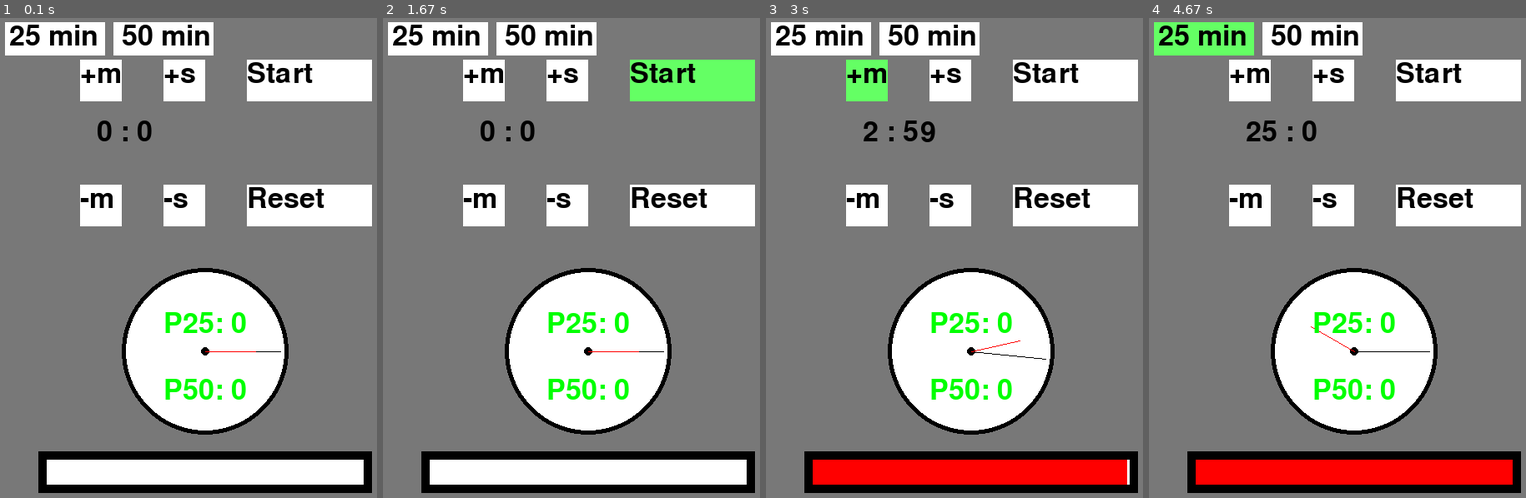
Above: before the commit, frames 1-4 (left to right).
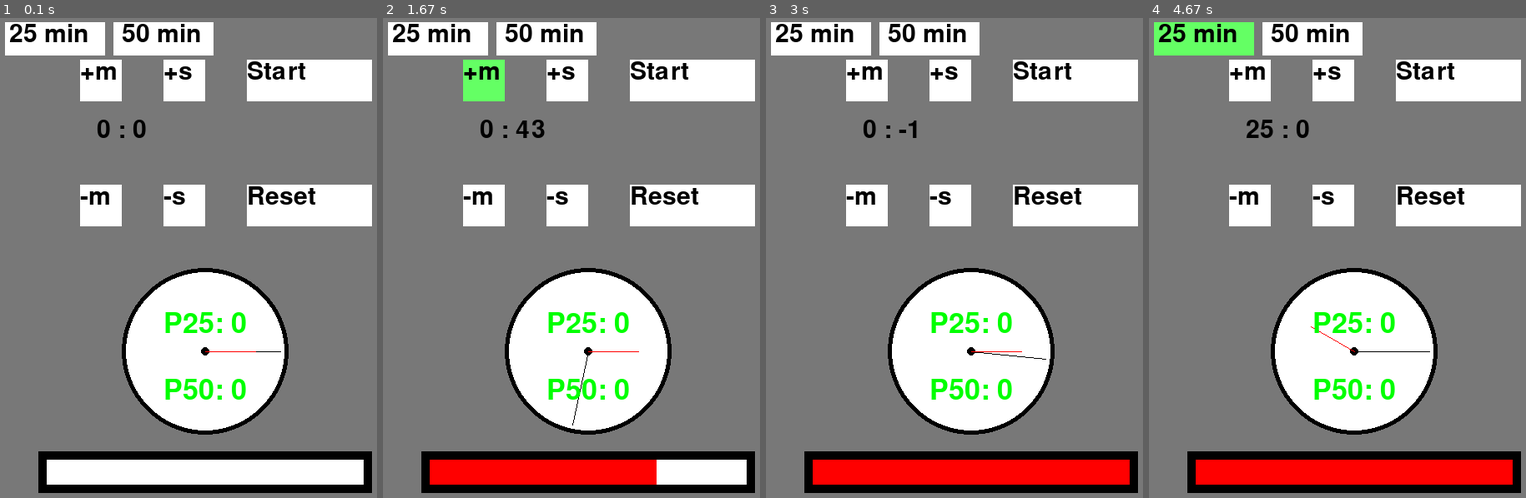
Above: after the commit, the same moments.

Repository: thiencao264/git-hub-python
Game: pygame game, started from Pomodoro Timer/count_down_clock.py
The game is run twice, just before and just after one commit, with the same random seed, the same clock (stepped at 60 frames per second) and the same inputs.
Inputs (mouse positions are in pixels of both pictures, inside the frame that each line leads up to):
- Up to frame 1 (0.1 s): no input
- Up to frame 2 (1.67 s): click "Start" at 0.38 s; click (590, 301) at 0.72 s; click (650, 94) at 1.05 s; click (477, 85) at 1.38 s
- Up to frame 3 (3 s): click (980, 99) at 1.72 s; click "-s" at 2.55 s; click (913, 166) at 2.88 s
- Up to frame 4 (4.67 s): click (1461, 224) at 3.22 s; click (1484, 258) at 3.55 s; click "25 min" at 4.38 s

The runs differ from the first frame. In frame 1, 2.9% of the frame differs, in the area x 2-87%, y 1-40%; in frame 2, 9.2%, in the area x 2-99%, y 1-98%; in frame 3, 3.8%; in frame 4, 3.1%.

Commit message:
Timer Pomodoro Clock Version 1.0.1.0

Diff:
--- a/Pomodoro Timer/count_down_clock.py
+++ b/Pomodoro Timer/count_down_clock.py
@@ -3,13 +3,16 @@
 #1. add 50 minites option and break time is 10 minutes
 #2. Change the behavior for, notification with the new feature.
 
-
-
+from datetime import datetime
+import time
 import pygame
-import time
+import pygame.font
 import math
+import csv
 
 pygame.init()
+pygame.font.init()
+
 screen = pygame.display.set_mode((500, 600))
 
 GREY = (120, 120, 120)
@@ -34,7 +37,7 @@
 
 # Font:
 # 01: Create Font
-font = pygame.font.SysFont('san', 50)
+font = pygame.font.SysFont('san', 45)
 text_1 = font.render('+m', True, BLACK)
 text_2 = font.render('+s', True, BLACK)
 text_3 = font.render('-m', True, BLACK)
@@ -59,6 +62,7 @@
 sound_tick_tock.set_volume(0.1) #Version 1.0.0.1
 
 clock = pygame.time.Clock() #blink 60 times per second
+
 while True:
     clock.tick(60) #blink 60 times per second
 
@@ -130,7 +134,14 @@
 
     # Press to Quit game
     for event in pygame.event.get():
-        if event.type == pygame.QUIT:
+        if event.type == pygame.QUIT or datetime.now().hour == 00:
+            with open('monthly_scores_tracker.txt', 'a+') as monthlyFile:
+                with open ('daily_scores_tracker.txt', 'r') as dailyFile:
+                    for line in dailyFile:
+                        monthlyFile.write('\n')
+                        monthlyFile.write(line)
+
+
             pygame.quit()
 
         #Press mounse on the area
@@ -199,7 +210,7 @@
         pygame.mixer.Sound.play(sound_tick_tock)
 
         #Version 1.0.0.1
-        time.sleep(1)
+        time.sleep(0.01)
         if total_secs == 0 and break_time == 0:
             pygame.mixer.Sound.play(sound)
             break_time = 1
@@ -213,9 +224,10 @@
 
 
 
+
         if total_secs == 0 and break_time == 1:
             pygame.mixer.Sound.play(sound)
-            break_time = 0
+
             total_secs = 0
             start = False
             if select_time25 == 1:
@@ -223,7 +235,12 @@
             if select_time50 == 1:
                 count_pomodoro50_day += 1
 
+            # Write the value to file each time have the changing
+            with open('daily_scores_tracker.txt', 'wt') as outputFileWrite:
+                outputFileWrite.write(str(datetime.now()) + '     25 minutes: '+ str(count_pomodoro25_day) + '     50 minutes: '+str(count_pomodoro50_day))
+
             # count_pomodoro_day += 1
+            break_time = 0
 
         if total_secs != 0 and break_time == 1:
             screen.blit(text_8, (50, 395))
@@ -269,11 +286,11 @@
 
 
 
-    font10 = pygame.font.SysFont(str(count_pomodoro_day), 50)
+    font10 = pygame.font.Font(None, 50)
     text_90 = font10.render('P25: ' + str(count_pomodoro25_day), True, GREEN)
     screen.blit(text_90, (200, 350))
 
-    font11 = pygame.font.SysFont(str(count_pomodoro_day), 50)
+    font11 = pygame.font.Font(None, 50)
     text_91 = font11.render('P50: ' + str(count_pomodoro50_day), True, GREEN)
     screen.blit(text_91, (200, 430))
 
--- /dev/null
+++ b/Pomodoro Timer/daily_scores_tracker.py
@@ -0,0 +1,22 @@
+import csv
+from datetime import datetime
+import time
+
+
+day_record = datetime.now()
+
+#If the program run in the same day
+#Update the value count_pomodoro25_day and count_pomodoro50_day to daily_scores_tracker.txt
+if day_record.day == datetime.now().day:
+    outputFileWrite = open('daily_scores_tracker.txt', 'wt')
+    outputFileWrite.write(str(day_record.second)+'-'+ str(day_record.month) + '-' + str(day_record.year) + 'str(count_pomodoro25_day)' + 'str(count_pomodoro50_day)')
+
+
+else:
+    with open('monthly_scores_tracker.txt', 'a+') as monthlyFile:
+        with open ('daily_scores_tracker.txt', 'r') as dailyFile:
+            for line in dailyFile:
+                monthlyFile.write('\n')
+                monthlyFile.write(line)
+
+print(datetime.now())
--- /dev/null
+++ b/Pomodoro Timer/daily_scores_tracker.txt
@@ -0,0 +1 @@
+2021-09-05 14:22:44.448434     25 minutes: 1     50 minutes: 0
Empty file added: Pomodoro Timer/monthly_scores_tracker.txt
